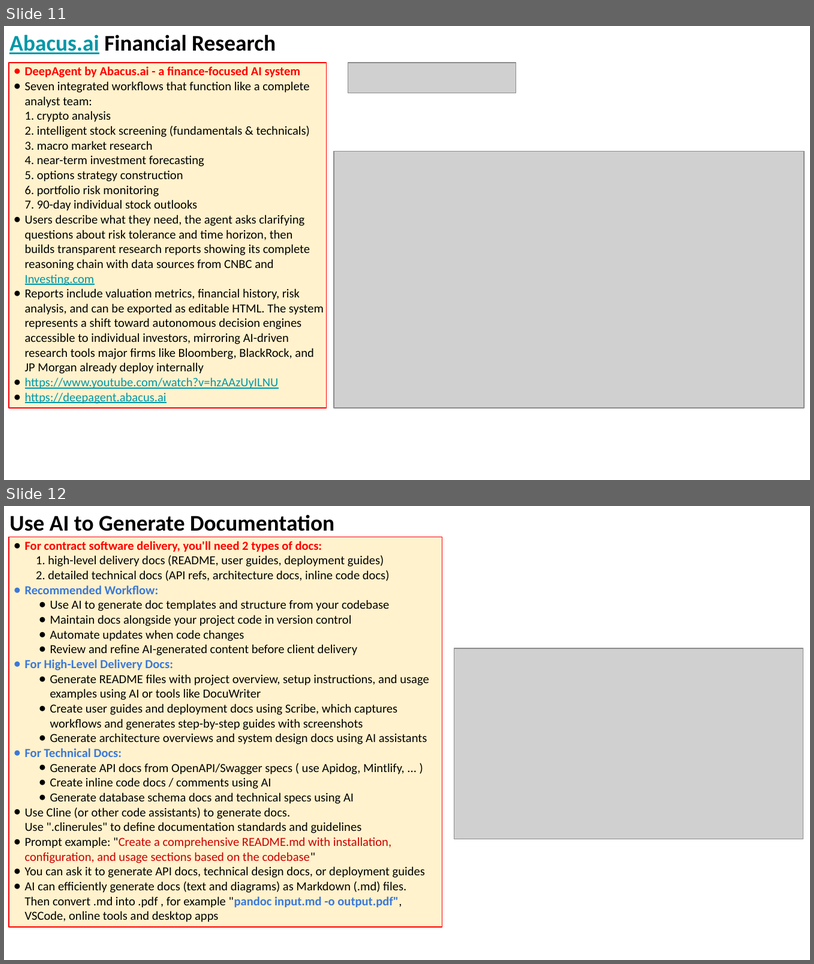
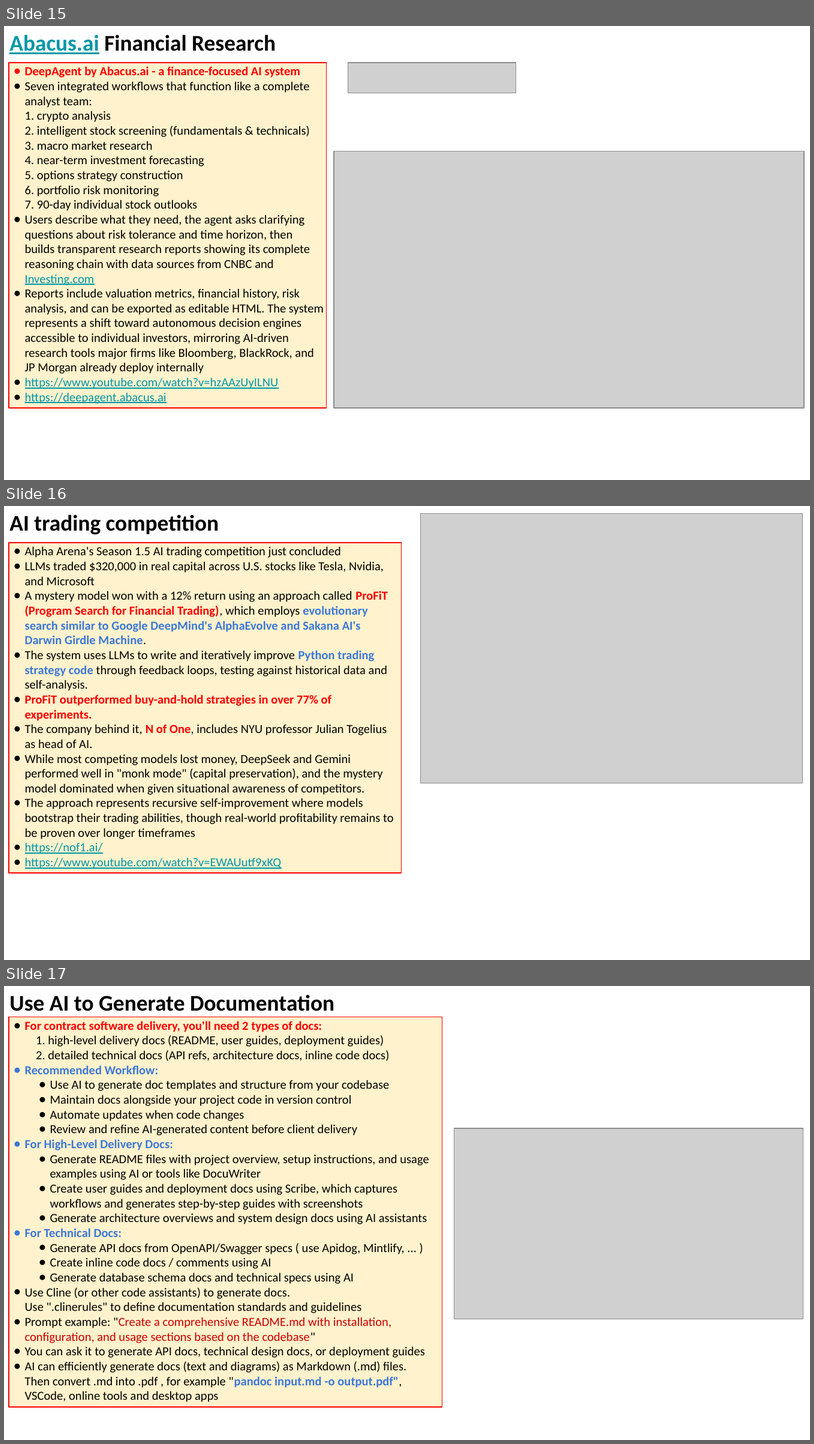
Before and after one commit to lselector/seminar, a slide deck: 2025/2025-12-05-AI-Updates.pptx. Shown one above the other, each under a label of ours: slides 11 and 12 before the commit, slides 15, 16 and 17 after it. The pictures are 814x964 and 814x1444 pixels, drawn with LibreOffice and Linux fonts; fonts in the diff are those of the drawing; grey boxes stand for pictures. Boxes give left, top, right and bottom in pixels: in the first picture for what was removed or moved away, otherwise in the second. Text is boxed around its words. In the diff, an @@ line names an element or a change of style, - is before the commit and + after.

```diff
--- a/2025/2025-12-05-AI-Updates.pptx
+++ b/2025/2025-12-05-AI-Updates.pptx
@@ slide 16 added at [4, 506, 810, 960], background #FFFFFF @@
@@ text added at [9, 514, 219, 535], 20 pt, text #000000, bold @@
+AI trading competition
@@ picture added at [421, 513, 803, 783] @@
@@ rectangle added at [9, 542, 402, 872], fill #FFF2CC, outline #FF0000 0.75 pt, 11 pt, text #000000 @@
+● Alpha Arena's Season 1.5 AI trading competition just concluded
+● LLMs traded $320,000 in real capital across U.S. stocks like Tesla, Nvidia, and Microsoft
+● A mystery model won with a 12% return using an approach called ProFiT (Program Search for Financial Trading), which employs evolutionary search similar to Google DeepMind's AlphaEvolve and Sakana AI's Darwin Girdle Machine.
+● The system uses LLMs to write and iteratively improve Python trading strategy code through feedback loops, testing against historical data and self-analysis.
+● ProFiT outperformed buy-and-hold strategies in over 77% of experiments.
+● The company behind it, N of One, includes NYU professor Julian Togelius as head of AI.
+● While most competing models lost money, DeepSeek and Gemini performed well in "monk mode" (capital preservation), and the mystery model dominated when given situational awareness of competitors.
+● The approach represents recursive self-improvement where models bootstrap their trading abilities, though real-world profitability remains to be proven over longer timeframes
+● https://nof1.ai/
+● https://www.youtube.com/watch?v=EWAUutf9xKQ
@@ what was slide 11 is now slide 15 @@
@@ what was slide 12 is now slide 17 @@
```
Also in this commit, not shown: 2 slides changed, 5 other slides added.
